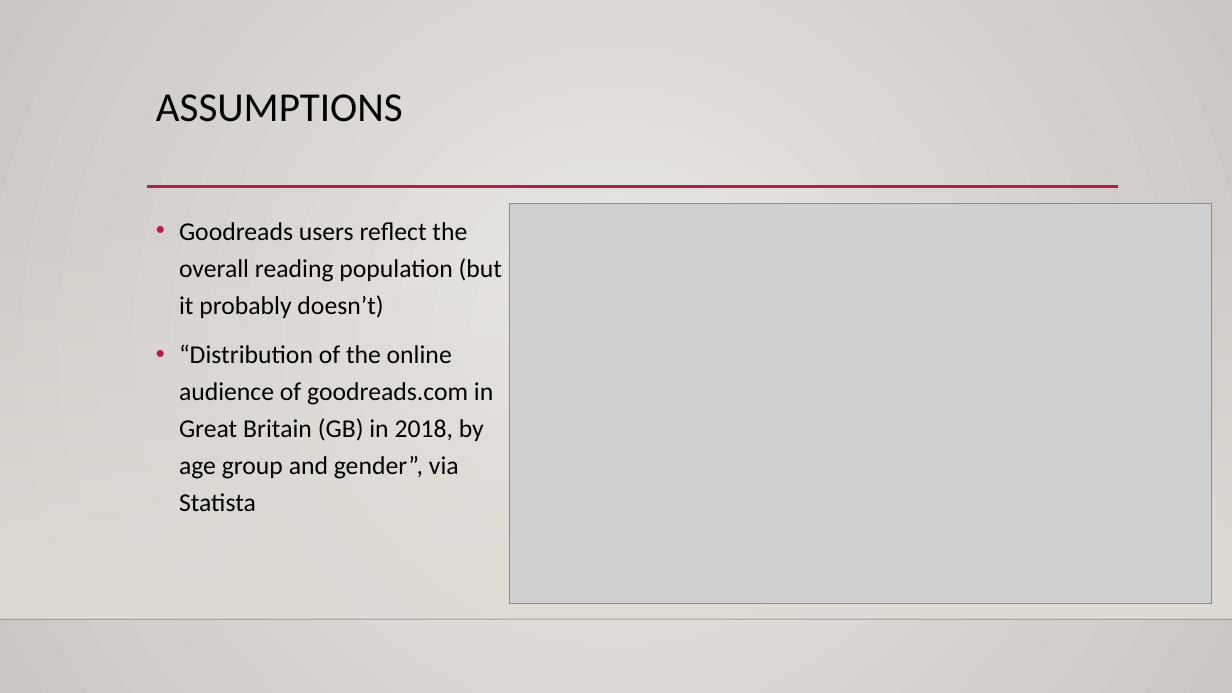
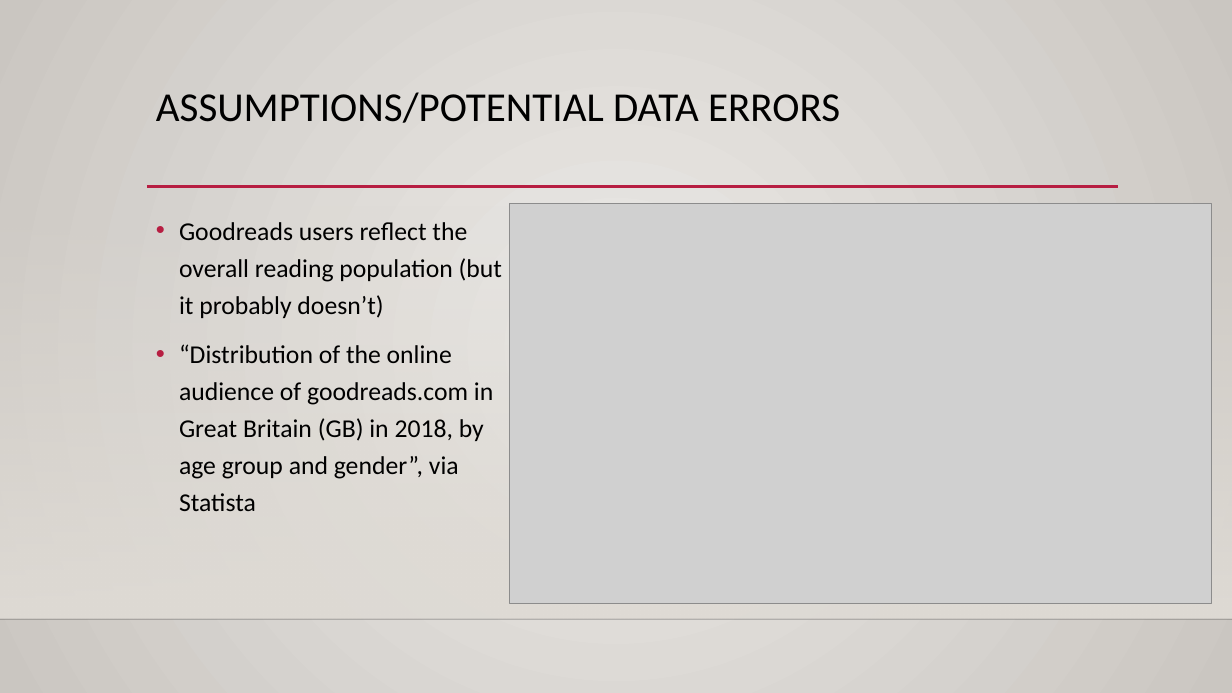
Before and after one commit to benwitte/goodreads, a slide deck: slide 3 of Goodreads_Presentation.pptx. Drawn at 1232x693 pixels with LibreOffice and Linux fonts; fonts in the diff are those of the drawing; grey boxes stand for pictures; background and template pictures are left out. Boxes give left, top, right and bottom in pixels: in the first picture for what was removed or moved away, otherwise in the second. Text is boxed around its words. In the diff, an @@ line names an element or a change of style, - is before the commit and + after.

```diff
--- a/Goodreads_Presentation.pptx
+++ b/Goodreads_Presentation.pptx
@@ title at [156,92,840,123]: text changed @@
-ASSUMPTIONS
+ASSUMPTIONS/POTENTIAL DATA ERRORS
```
Also in this commit, not shown: 2 other slides changed, 4 slides added, 3 slides removed, 1 other file.
